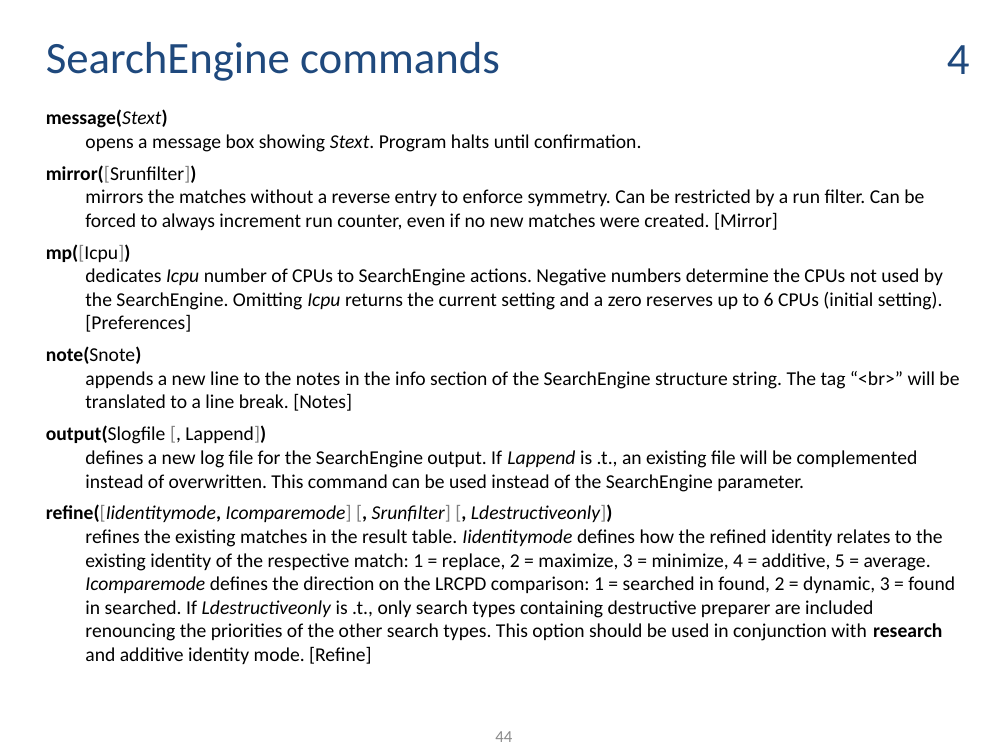
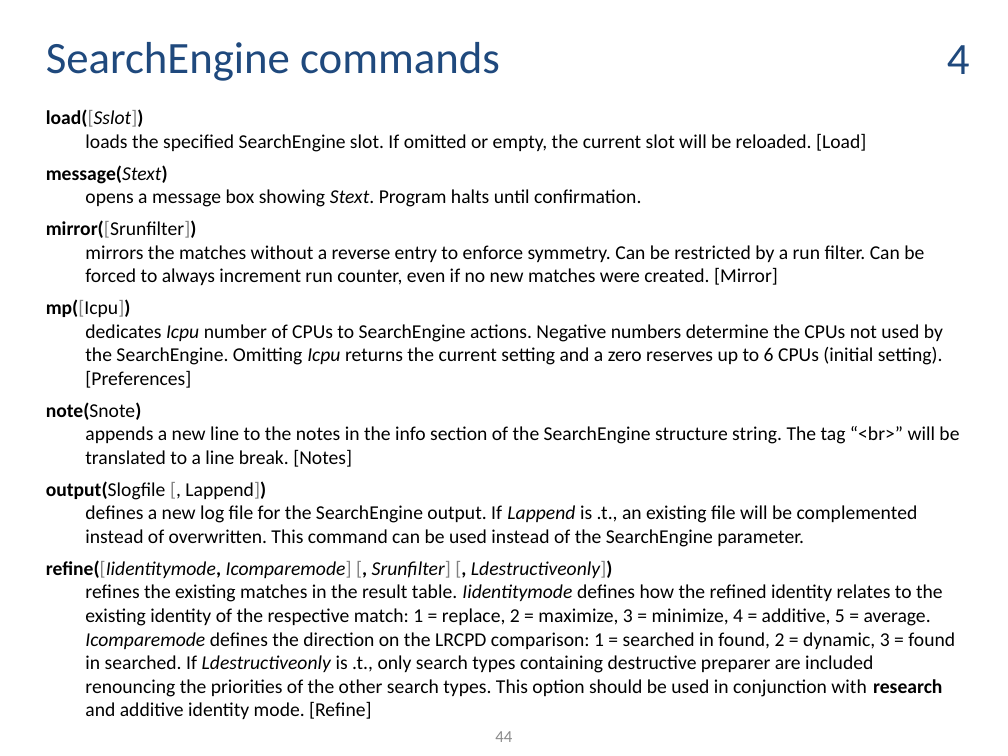
Before and after one commit to ThorstenDoherr/searchengine, a slide deck: slide 44 of doc/Manual.pptx. Drawn at 1008x756 pixels with LibreOffice and Linux fonts; fonts in the diff are those of the drawing. Boxes give left, top, right and bottom in pixels: in the first picture for what was removed or moved away, otherwise in the second. Text is boxed around its words. In the diff, an @@ line names an element or a change of style, - is before the commit and + after.

```diff
--- a/doc/Manual.pptx
+++ b/doc/Manual.pptx
@@ text at (46, 109, 866, 152): paragraph added @@
+load([Sslot])
+loads the specified SearchEngine slot. If omitted or empty, the current slot will be reloaded. [Load]
```
Also in this commit, not shown: 9 other slides changed, 1 other file.
